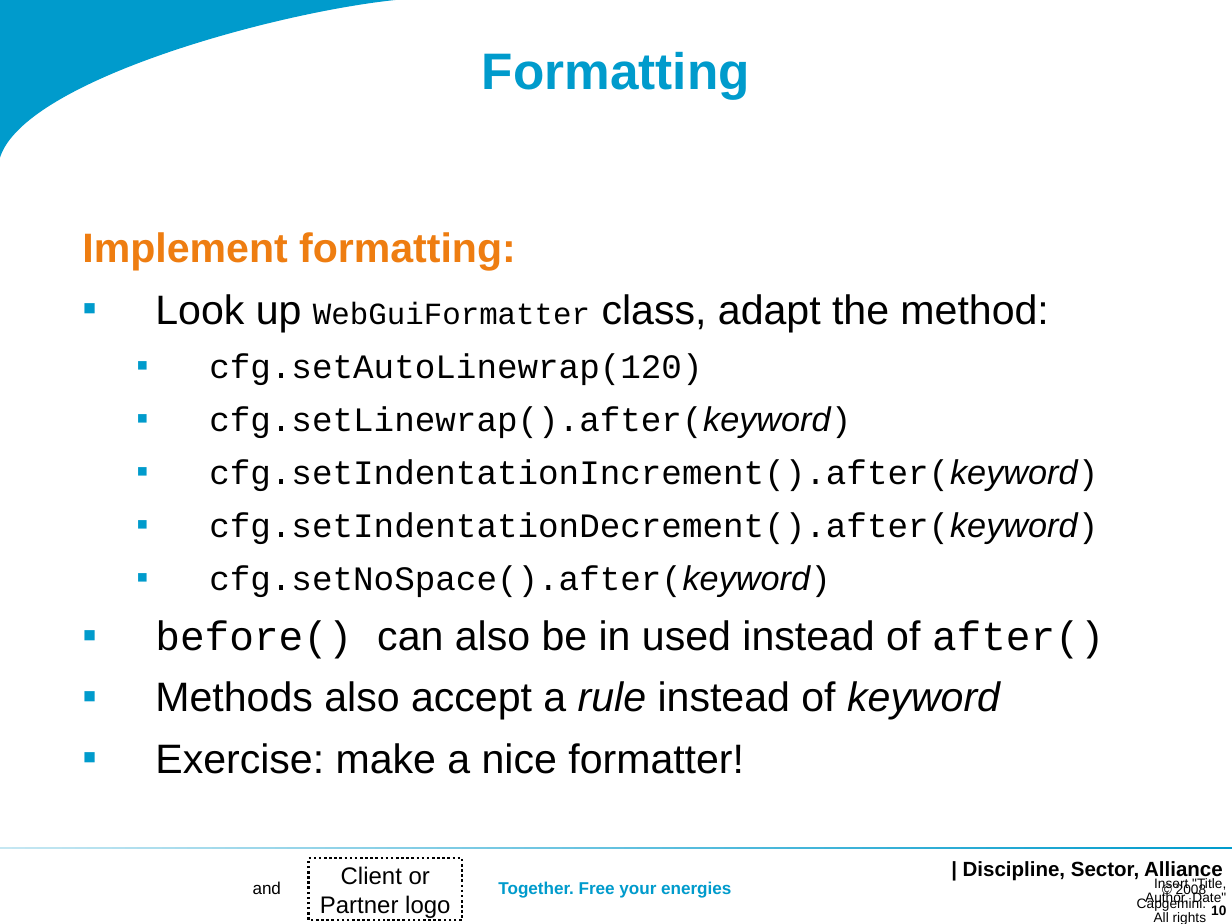
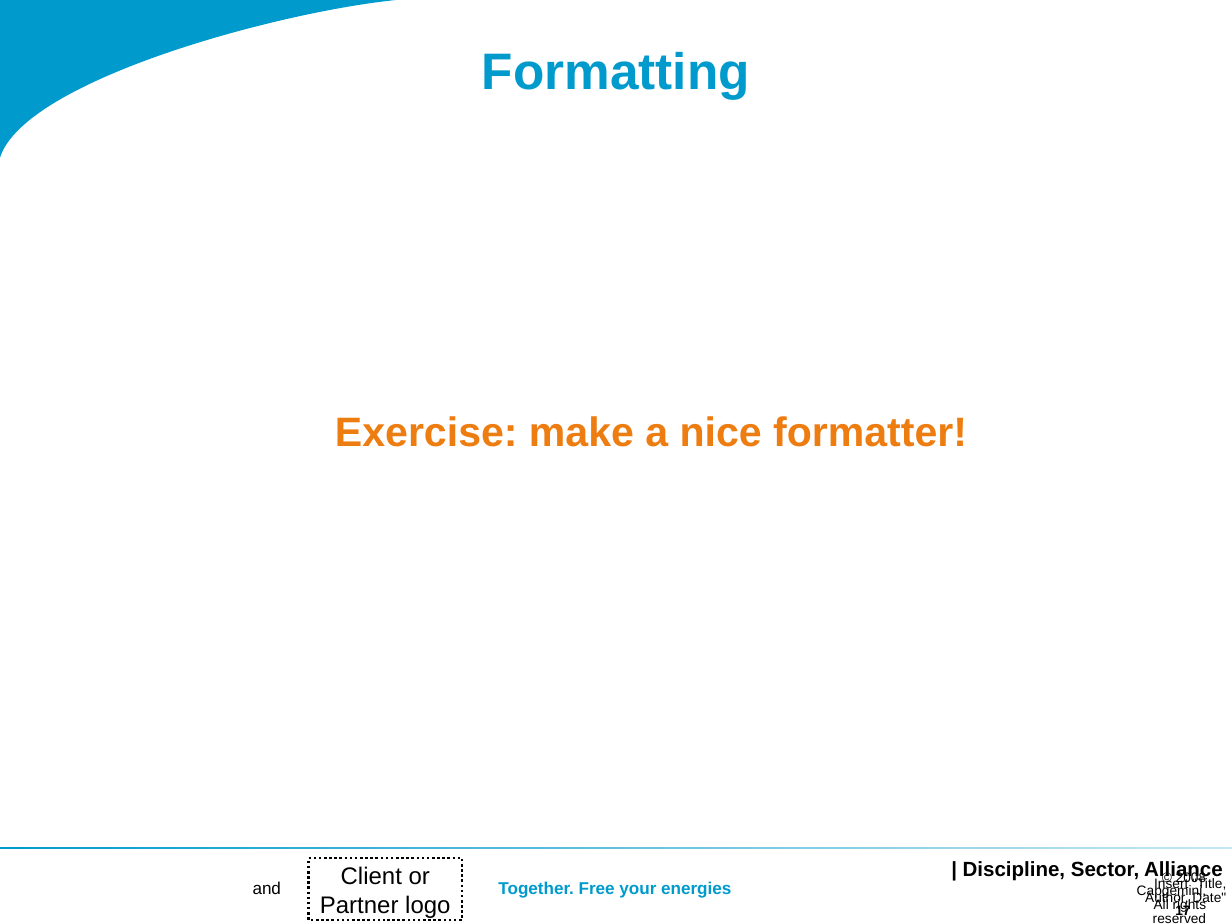
Before and after one commit to dslmeinte/xtext-workshop-code1, a slide deck: slide 17 of org.xtext.workshop.notes/sheets/Workshop 2.ppt (slide 10 before the commit). Drawn at 1232x924 pixels with LibreOffice and Linux fonts; fonts in the diff are those of the drawing; background and template pictures are left out. Boxes give left, top, right and bottom in pixels: in the first picture for what was removed or moved away, otherwise in the second. Text is boxed around its words. In the diff, an @@ line names an element or a change of style, - is before the commit and + after.

```diff
--- a/org.xtext.workshop.notes/sheets/Workshop 2.ppt
+++ b/org.xtext.workshop.notes/sheets/Workshop 2.ppt
@@ text "Exercise: make a nice formatter!" at [335, 416, 967, 447]: text colour #000000 to #EE7D11, bold on; alignment left to centre; bullet ▪ to none @@
@@ text at [82, 232, 1105, 720]: paragraphs removed @@
-Implement formatting:
-▪ Look up WebGuiFormatter class, adapt the method:
-  ▪ cfg.setAutoLinewrap(120)
-  ▪ cfg.setLinewrap().after(keyword)
-  ▪ cfg.setIndentationIncrement().after(keyword)
-  ▪ cfg.setIndentationDecrement().after(keyword)
-  ▪ cfg.setNoSpace().after(keyword)
-▪ before() can also be in used instead of after()
-▪ Methods also accept a rule instead of keyword
@@ rectangle at [0, 846, 1232, 849]: fill gradient #009BCC to #C5E7F2 to gradient #C5E7F2 to #009BCC @@
@@ text "© 2008 Capgemini. All rights ..." rewrapped from [1137, 883, 1207, 924] to [1137, 871, 1207, 923] @@
@@ page number added at [1175, 904, 1190, 918], 8 pt, text #000000, bold @@
+17
@@ page number removed at [1211, 905, 1226, 915] @@
-10
```
Also in this commit, not shown: 10 other slides changed, 9 slides added, 1 other file.
